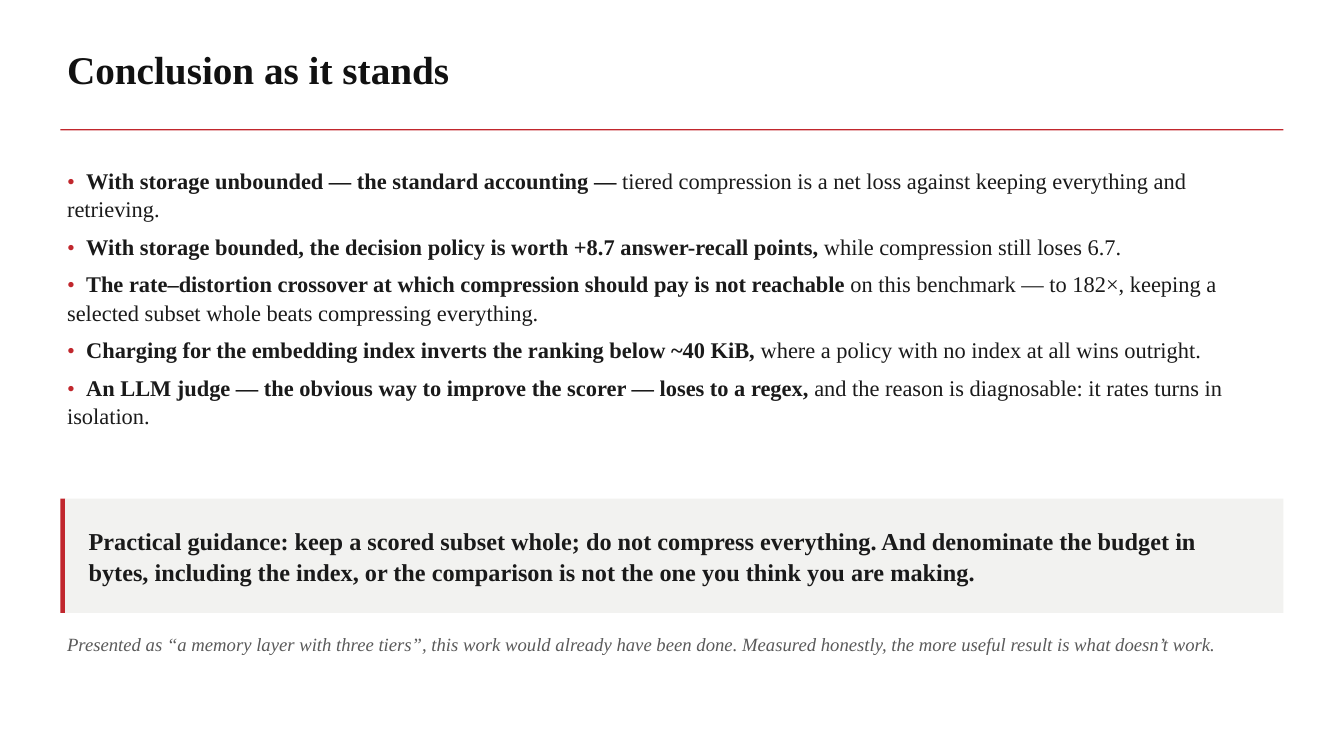
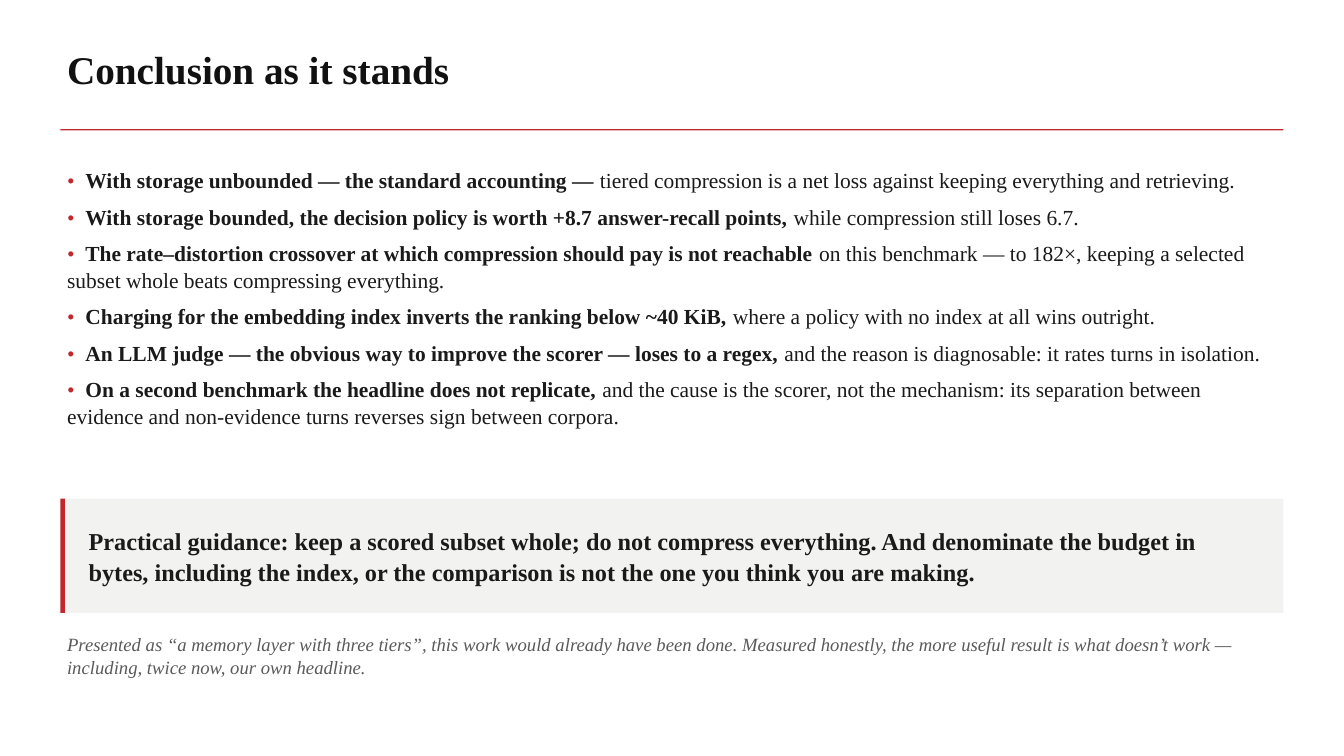
Before and after one commit to ruthme1ster/MemGate, a slide deck: slide 26 of docs/MemGate_Capstone_Review2_NMIMS.pptx (slide 24 before the commit). Drawn at 1344x756 pixels with LibreOffice and Linux fonts; fonts in the diff are those of the drawing. Boxes give left, top, right and bottom in pixels: in the first picture for what was removed or moved away, otherwise in the second. Text is boxed around its words. In the diff, an @@ line names an element or a change of style, - is before the commit and + after.

```diff
--- a/docs/MemGate_Capstone_Review2_NMIMS.pptx
+++ b/docs/MemGate_Capstone_Review2_NMIMS.pptx
@@ text at [67,173,1260,366]: size 24 to 23 pt in "• With storage unbounded — the standard ...", "• With storage bounded, the decision policy ...", "• The rate–distortion crossover at which compression ...", "• Charging for the embedding index inverts ..." and 1 more places @@
@@ text at [67,382,1200,429]: paragraph added @@
+• On a second benchmark the headline does not replicate, and the cause is the scorer, not the mechanism: its separation between evidence and non-evidence turns reverses sign between corpora.
@@ text at [67,638,1210,678]: text changed @@
-Presented as “a memory layer with three tiers”, this work would already have been done. Measured honestly, the more useful result is what doesn’t work.
+Presented as “a memory layer with three tiers”, this work would already have been done. Measured honestly, the more useful result is what doesn’t work — including, twice now, our own headline.
```
Also in this commit, not shown: 5 other slides changed, 2 slides added, 4 other files.
